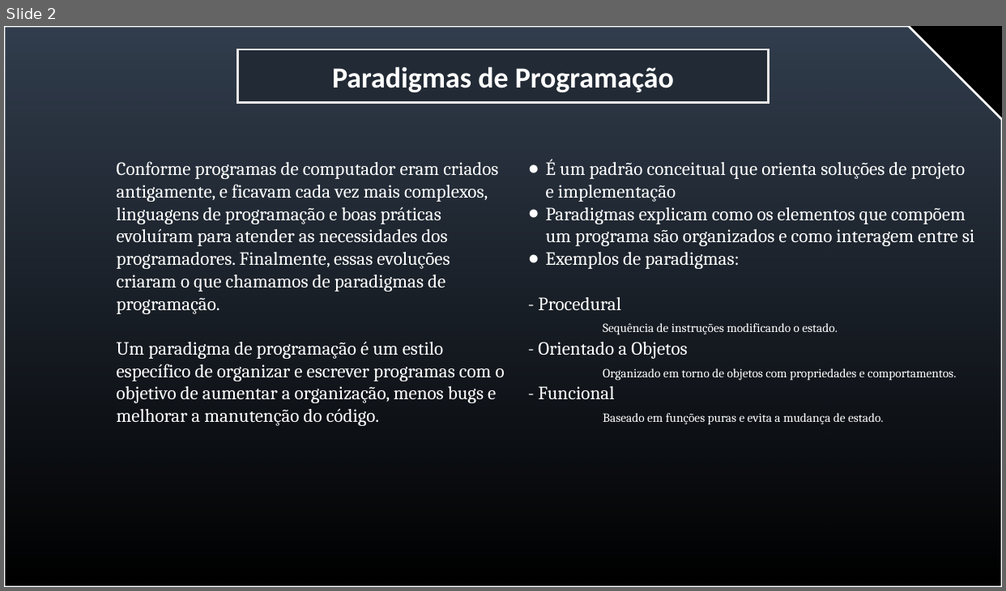
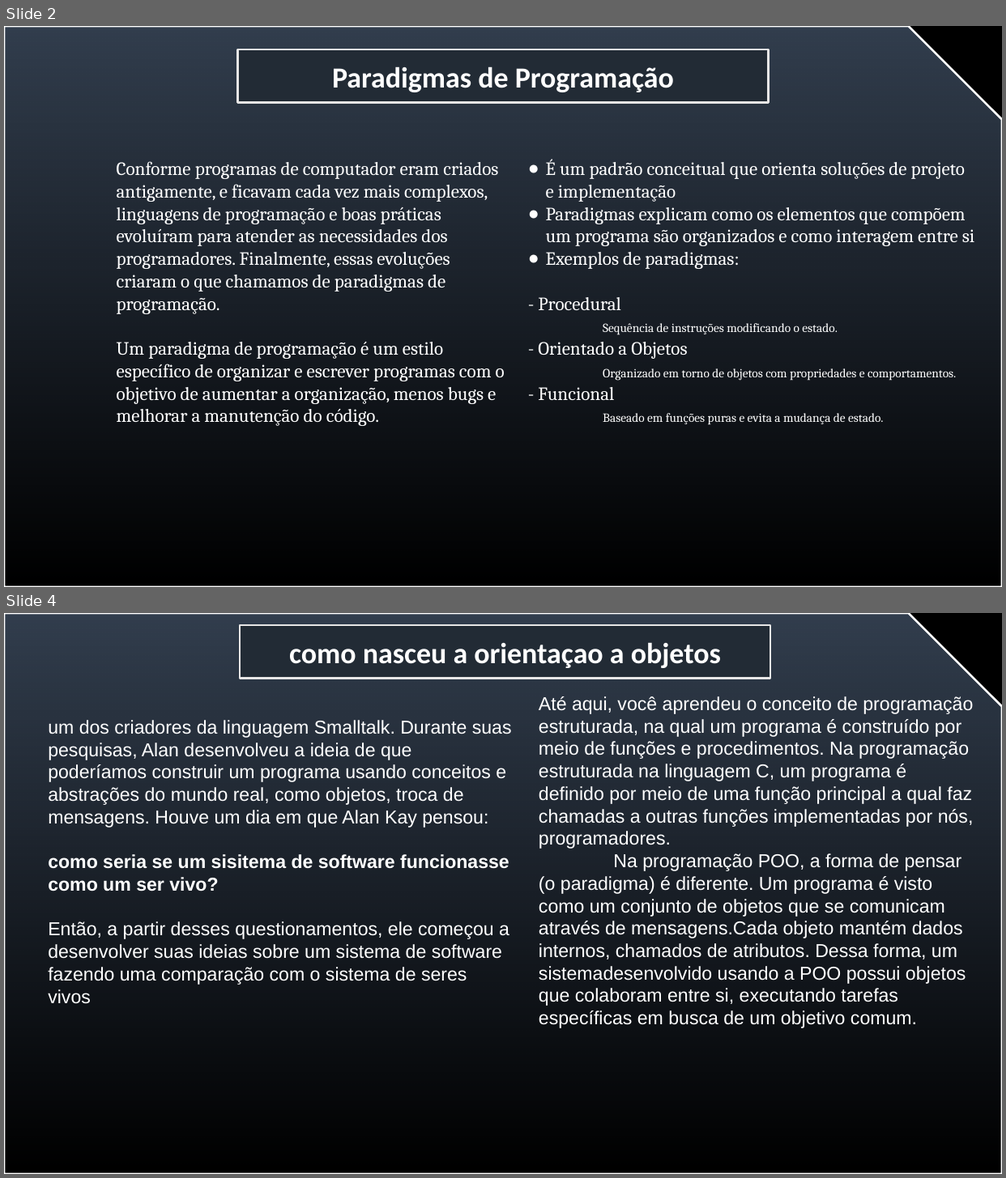
Before and after one commit to jorgevendramini/Aula_OOP, a slide deck: slide aula invertida atualizado(2).pptx. Shown one above the other, each under a label of ours: slide 2 before the commit, slides 2 and 4 after it; the slides between them are not shown. The pictures are 1006x591 and 1006x1178 pixels, drawn with LibreOffice and Linux fonts; fonts in the diff are those of the drawing. Boxes give left, top, right and bottom in pixels: in the first picture for what was removed or moved away, otherwise in the second. Text is boxed around its words. In the diff, an @@ line names an element or a change of style, - is before the commit and + after.

```diff
--- a/slide aula invertida atualizado(2).pptx
+++ b/slide aula invertida atualizado(2).pptx
@@ slide 4 added at <box>4,613,1002,1174</box>, background #000000 @@
@@ snip rect added at <box>4,613,1002,1174</box>, fill gradient #333F4F, outline #FFFFFF 2 pt @@
@@ rectangle added at <box>240,625,770,678</box>, fill #222B35, outline #E7E6E6 2 pt, 28 pt, text #FFFFFF, bold @@
+como nasceu a orientaçao a objetos
@@ text added at <box>539,696,974,1029</box>, 18 pt, text #FFFFFF @@
+Até aqui, você aprendeu o conceito de programação estruturada, na qual um programa é construído por meio de funções e procedimentos. Na programação estruturada na linguagem C, um programa é definido por meio de uma função principal a qual faz chamadas a outras funções implementadas por nós, programadores.
+Na programação POO, a forma de pensar (o paradigma) é diferente. Um programa é visto como um conjunto de objetos que se comunicam através de mensagens.Cada objeto mantém dados internos, chamados de atributos. Dessa forma, um sistemadesenvolvido usando a POO possui objetos que colaboram entre si, executando tarefas específicas em busca de um objetivo comum.
@@ text added at <box>48,720,512,1004</box>, 18 pt, text #FFFFFF @@
+um dos criadores da linguagem Smalltalk. Durante suas pesquisas, Alan desenvolveu a ideia de que poderíamos construir um programa usando conceitos e abstrações do mundo real, como objetos, troca de mensagens. Houve um dia em que Alan Kay pensou:
+como seria se um sisitema de software funcionasse como um ser vivo?
+Então, a partir desses questionamentos, ele começou a desenvolver suas ideias sobre um sistema de software fazendo uma comparação com o sistema de seres vivos
```
Also in this commit, not shown: 24 other slides changed, 1 other slide added.
